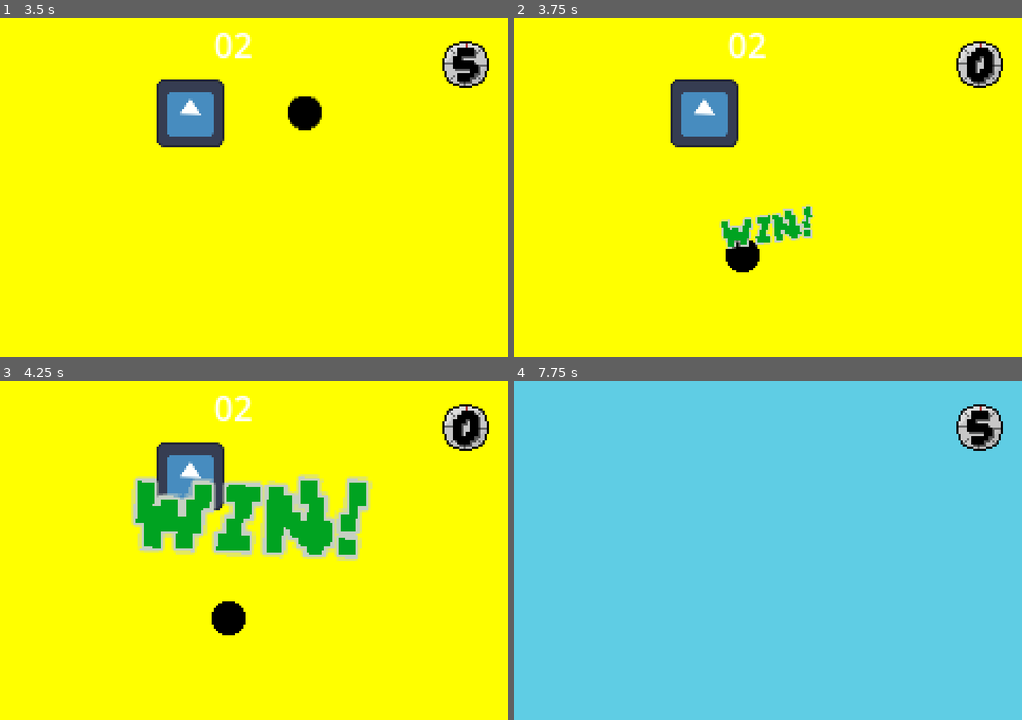
Above: before the commit, frames 1-4 (two rows, left to right).
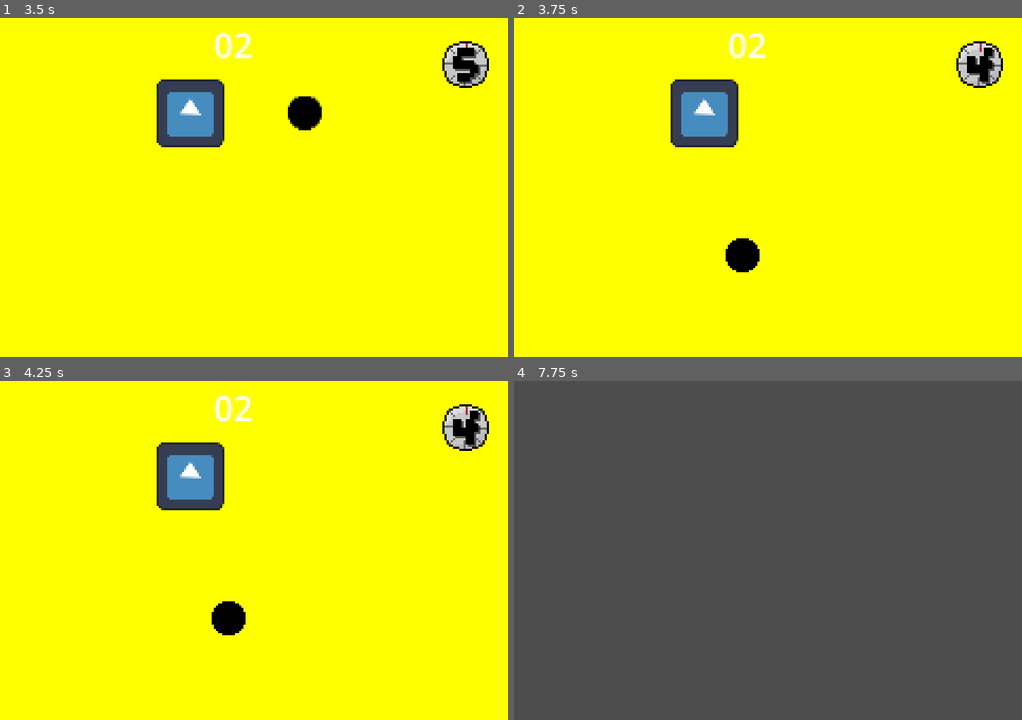
Above: after the commit, the same moments.

Repository: emmetl913/GMTK2024
Game: Godot game, scene res://menus/MainMenu.tscn
Same seed, same stepped clock (60 frames per second), same inputs: the game is played once before the commit and once after it. The engine's default icon, where the game draws it, is replaced by a stand-in: a white triangle on a blue panel in a dark square.
Inputs (mouse positions are in pixels of both pictures, inside the frame that each line leads up to):
- Up to frame 1 (3.5 s): click "Start" at 0.5 s; tap Enter at 1.25 s; move the mouse to (365, 170) at 1.27 s; hold S (S) 1.28-2.03 s; tap W (W) at 1.55, 2.1, 3.05 s; tap Space at 2 s; move the mouse to (152, 204) at 2.02 s; tap S (S) at 2.3 s; move the mouse to (304, 112) at 2.77 s; press the mouse at (304, 112) at 2.78 s
- Up to frame 2 (3.75 s): tap Enter at 3.5 s; move the mouse to (742, 255) at 3.52 s; release the mouse at (742, 255) at 3.53 s; tap S (S) at 3.6 s
- Up to frame 3 (4.25 s): no input
- Up to frame 4 (7.75 s): move the mouse to (920, 601) at 4.27 s; hold W (W) 4.28-5.03 s; move the mouse to (615, 499) at 5.02 s; tap S (S) at 5.1, 6.8 s; move the mouse to (793, 550) at 5.77 s; hold W (W) 5.78-6.53 s; move the mouse to (691, 465) at 6.52 s; click (691, 465) at 6.6 s; move the mouse to (879, 533) at 7.27 s; hold S (S) from 7.28 s (still down); tap W (W) at 7.55 s

Frame 1 is identical in both runs. In frame 2, 1.6% of the frame differs, in the area x 40-95%, y 8-69%; in frame 3, 9.2%; in frame 4, 100%, in the area x 0-100%, y 0-100%.

Commit message:
Games Mostly Patched

Diff:
--- a/games/ChoppingGame/ChoppingGame.gd
+++ b/games/ChoppingGame/ChoppingGame.gd
@@ -2,6 +2,7 @@
 
 #Pixels per second
 var has_won : bool = false
+var has_lost : bool = false
 @export var knife_speed : int
 @export var sweetspot_size : int
 @onready var knife := $Knife_Folloing
@@ -19,8 +20,8 @@
 		knife.has_cut = true
 
 func _process(delta):
-	if not has_won and $Knife_Folloing/Path2D/PathFollow2D/Knife.position.y > 110:
-		has_won = false
+	if not has_lost and $Knife_Folloing/Path2D/PathFollow2D/Knife.position.y > 100:
+		has_lost = true
 		super.onLose()
 		print("Lose")
 
@@ -28,6 +29,8 @@
 	super.set_parent(par)
 
 func _on_fruit_body_entered(body):
-	has_won = true
-	super.onWin()
-	print("Win")
+	if not has_won:
+		has_won = true
+		has_lost = true
+		super.onWin()
+		print("Win")
--- a/games/CleaningGame/CleaningGame.gd
+++ b/games/CleaningGame/CleaningGame.gd
@@ -13,10 +13,11 @@
 # Called every frame. 'delta' is the elapsed time since the previous frame.
 func _process(delta):
 	$CharacterBody2D.position = get_global_mouse_position()
+
+func _input(event):
 	if count <= 1 and not has_won:
-		$WinTimeout.start()
+		super.onWin()
 		has_won = true
-
 
 func _on_area_2d_body_entered(body):
 	count += 1
@@ -26,7 +27,3 @@
 func _on_area_2d_body_exited(body):
 	count -= 1
 	$Label.text = "%02d" % count
-
-
-func _on_win_timeout_timeout():
-	super.onWin()
--- a/games/CleaningGame/CleaningGame.tscn
+++ b/games/CleaningGame/CleaningGame.tscn
@@ -69,10 +69,6 @@
 offset_right = 141.0
 offset_bottom = 24.0
 
-[node name="WinTimeout" type="Timer" parent="."]
-one_shot = true
-
 [connection signal="area_entered" from="Area2D" to="." method="_on_area_2d_area_entered"]
 [connection signal="body_entered" from="Area2D" to="." method="_on_area_2d_body_entered"]
 [connection signal="body_exited" from="Area2D" to="." method="_on_area_2d_body_exited"]
-[connection signal="timeout" from="WinTimeout" to="." method="_on_win_timeout_timeout"]
--- a/games/CrackingGame/CrackingGame.gd
+++ b/games/CrackingGame/CrackingGame.gd
@@ -11,6 +11,7 @@
 var total_cracks : int = 0
 var max_cracks : int
 var has_won : bool = false
+var has_lost : bool = false
 
 # Called when the node enters the scene tree for the first time.
 func _ready():
@@ -36,6 +37,7 @@
 			egg_path.progress += crack_speed*delta
 		else:
 			print("Crack complete")
+			print("Total cracks: ", total_cracks, "   Max Cracks: ", max_cracks)
 			egg_path.progress_ratio = 0
 			is_cracking = false
 	if total_cracks > first_cracks and current_stage[0]:
@@ -46,13 +48,15 @@
 		crack_label.text = "2"
 		current_stage[1] = false
 		current_stage[2] = true
-	if total_cracks > max_cracks:
+	if total_cracks > max_cracks and not has_lost:
+		has_lost = true
 		$EggStuff/Path2D/PathFollow2D/Sprite2D.visible = false
+		$Crack_timer.stop()
 		super.onLose()
-	if max_cracks == total_cracks:
-		if $Crack_timer.time_left == 0:
-			$Crack_timer.start()
+	if max_cracks == total_cracks and not has_won:
+		$Crack_timer.start()
 		$EggStuff/Path2D/PathFollow2D/Sprite2D.self_modulate = Color(0,1,0)
+		has_won = true
 
 
 func _on_crack_timer_timeout():
--- a/games/IcingGame/IcingGame.gd
+++ b/games/IcingGame/IcingGame.gd
@@ -1,6 +1,8 @@
 extends Base_Game
 
 var pattern
+var has_won : bool = false
+var has_lost : bool = false
 
 # Called when the node enters the scene tree for the first time.
 func _ready():
@@ -18,10 +20,12 @@
 # Called every frame. 'delta' is the elapsed time since the previous frame.
 func _process(delta):
 	$CharacterBody2D.position = get_global_mouse_position()
-	if pattern.has_won and $WonTimeout.time_left == 0:
+	if pattern.has_won and $WonTimeout.time_left == 0 and not has_won:
 		$WonTimeout.start()
-	elif pattern.has_failed and $WonTimeout.time_left == 0:
+		has_won = true
+	elif pattern.has_failed and not has_lost:
 		super.onLose()
+		has_lost = true
 
 
 func _on_won_timeout_timeout():
--- a/games/IcingGame/IcingGame.tscn
+++ b/games/IcingGame/IcingGame.tscn
@@ -35,5 +35,6 @@
 
 [node name="WonTimeout" type="Timer" parent="."]
 wait_time = 0.5
+one_shot = true
 
 [connection signal="timeout" from="WonTimeout" to="." method="_on_won_timeout_timeout"]
--- a/games/IcingGame/Patterns/pattern.gd
+++ b/games/IcingGame/Patterns/pattern.gd
@@ -3,6 +3,7 @@
 var first_enter : bool = true
 var has_failed : bool = false
 var has_won : bool = false
+var has_lost : bool = false
 var completed : bool = false
 @export var gates : int
 @onready var gates_completed : int = 0
@@ -111,3 +112,4 @@
 
 func _on_leave_timer_timeout():
 	print("Lose Game")
+	has_lost = true
--- a/games/WipingGame/WipingGame.gd
+++ b/games/WipingGame/WipingGame.gd
@@ -17,6 +17,7 @@
 	if total_swipes >= swipes_to_win and not has_won:
 		print("Won in game")
 		super.onWin()
+		has_won = true
 
 func _input(event):
 	if event is InputEventMouseMotion:
